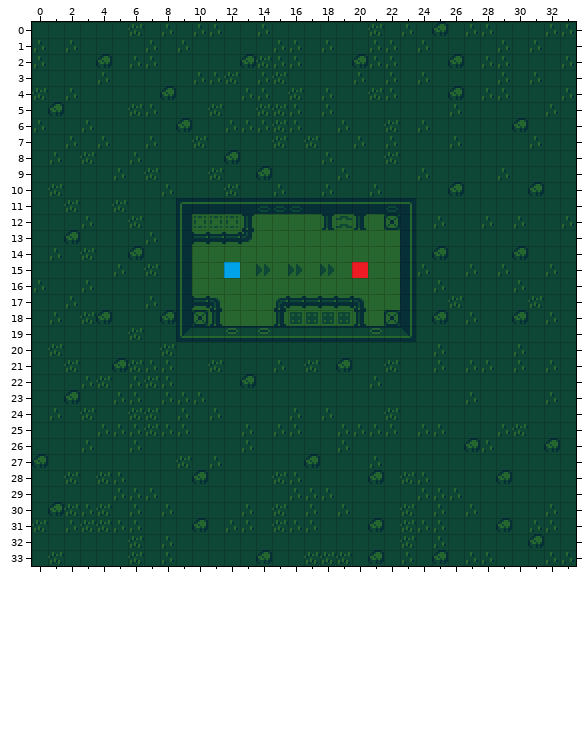
Level history. Tiled map: public/assets/tilemaps/level1.tmx. Above: the version before the commit.
Cells are 16x16 px. Shown: x 0..33, y 0..33.
Once edited:
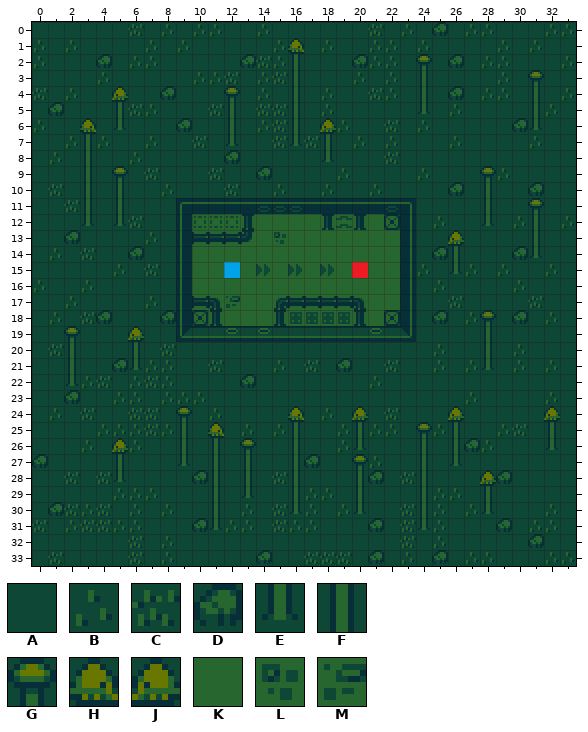
Key: from "tileset": A 0, B 5, C 6, D 7, E 8, F 9, G 10, H 11, J 12, K 25, L 29, M 30.
_ is an empty cell.
Tiles replaced or removed in this view: A, B, C, D, K.
Edits made:
Changed rows in their new state; . is an unchanged cell.
Layer "Tile Layer 1":
first column x 2:
 1 ..............H................
 2 ..............F.......G........
 3 ..............F.......F......G.
 4 ...J......GA..F.......F......F.
 5 ...F......F...F.......E......F.
 6 .H.E......FA..F.J............E.
 7 .F........E...E.F..............
 8 .F..............E..............
 9 .F.G......................G....
10 .F.F......................F....
11 .F.F......................F..G.
12 .E.E......................E..F.
13 .............L..........J....F.
14 ........................F....E.
15 ........................E......
17 ..........M....................
18 ..........................G....
19 G...J.....................F....
20 F...F.....................F....
21 F...E.....................E....
22 E..............................
24 .......G......H...J.....J.....J
25 .......F.H....F...F...G.F.....F
26 ...J...F.F.G..F...E...F.F.....E
27 ...F...E.F.F..F...G...F.E......
28 ...E.....F.F..F...F...F...J....
29 .........F.E..F...F...F...F....
30 .........F....E...E...F...E....
31 .........E............E........
